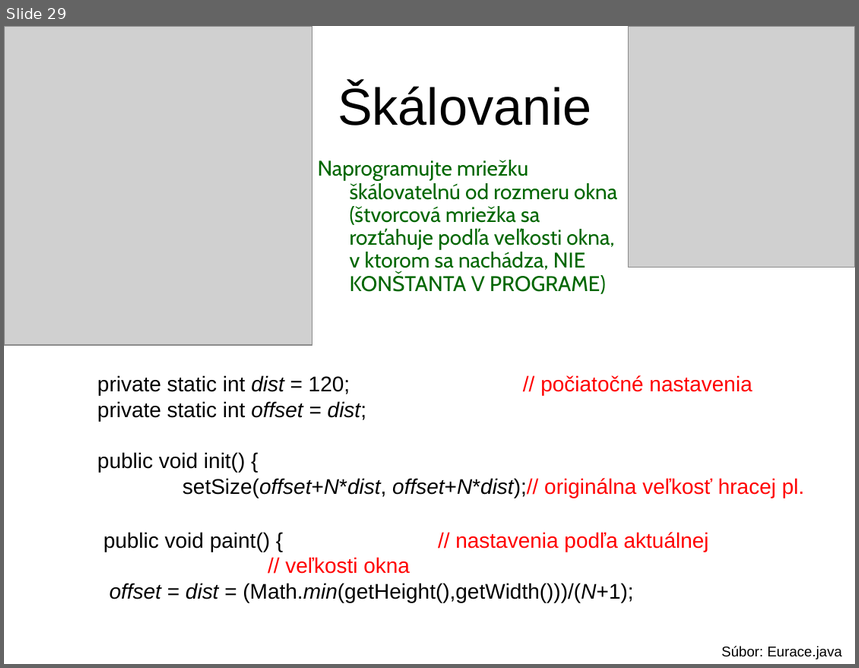
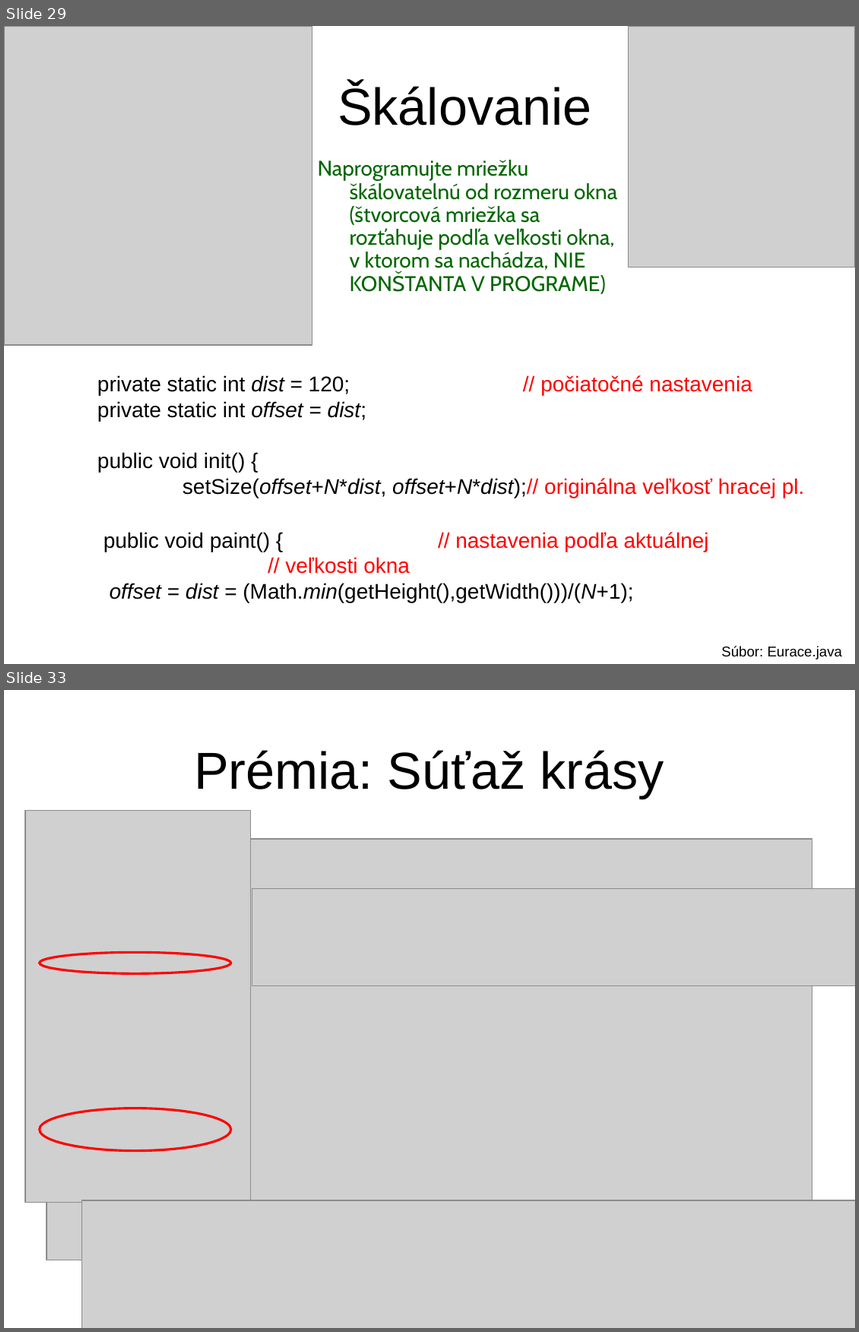
Before and after one commit to Programovanie4/Prednasky, a slide deck: 11/11_java.ppt. Shown one above the other, each under a label of ours: slide 29 before the commit, slides 29 and 33 after it; the slides between them are not shown. The pictures are 859x668 and 859x1332 pixels, drawn with LibreOffice and Linux fonts; fonts in the diff are those of the drawing; grey boxes stand for pictures. Boxes give left, top, right and bottom in pixels: in the first picture for what was removed or moved away, otherwise in the second. Text is boxed around its words. In the diff, an @@ line names an element or a change of style, - is before the commit and + after.

```diff
--- a/11/11_java.ppt
+++ b/11/11_java.ppt
@@ slide 33 added at (4, 690, 855, 1328), background #FFFFFF @@
@@ title added at (194, 750, 664, 799), 44 pt, text #000000 @@
+Prémia: Súťaž krásy
@@ picture added at (25, 811, 251, 1202) @@
@@ picture added at (47, 839, 813, 1260) @@
@@ picture added at (253, 888, 855, 986) @@
@@ ellipse added at (40, 952, 231, 973), outline #FF0000 2.01 pt @@
@@ ellipse added at (40, 1109, 231, 1151), outline #FF0000 2.01 pt @@
@@ picture added at (82, 1201, 855, 1328) @@
```
Also in this commit, not shown: 3 other slides added, 3 other files.
